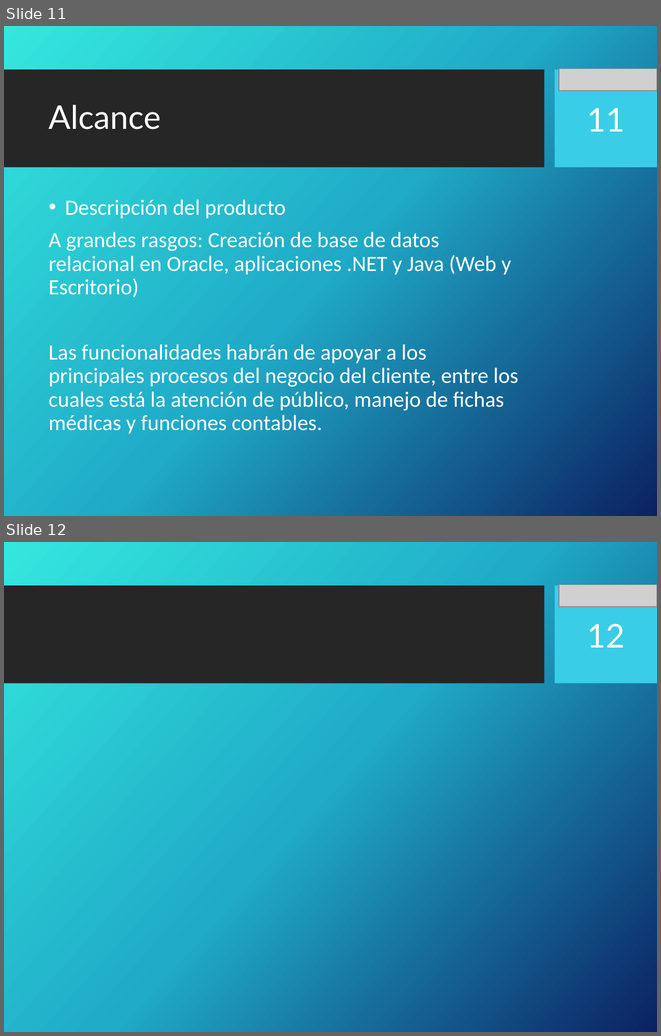
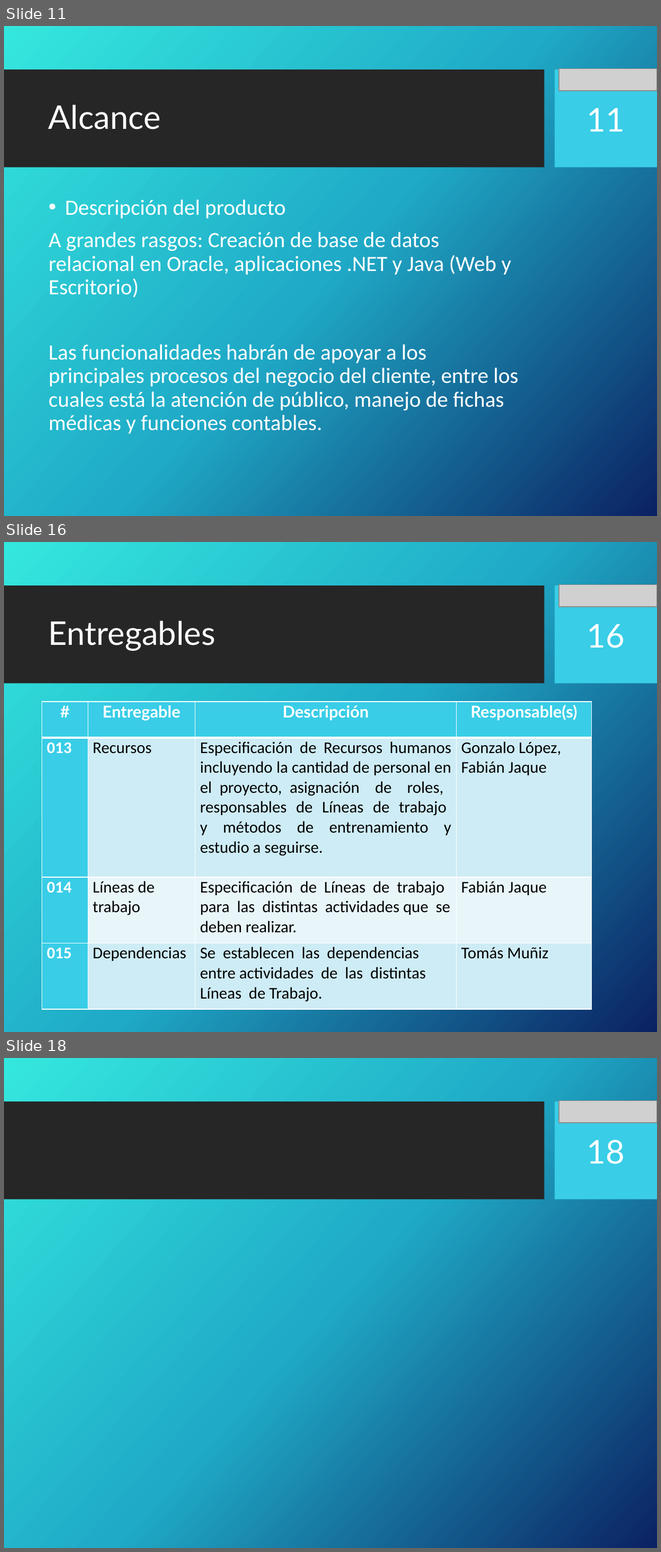
Before and after one commit to portafolio2016/hipocrates, a slide deck: docs/plan-de-proyecto/ppt-iteracion1.pptx. Shown one above the other, each under a label of ours: slides 11 and 12 before the commit, slides 11, 16 and 18 after it; the slides between them are not shown. The pictures are 661x1036 and 661x1552 pixels, drawn with LibreOffice and Linux fonts; fonts in the diff are those of the drawing; grey boxes stand for pictures; background and template pictures are left out. Boxes give left, top, right and bottom in pixels: in the first picture for what was removed or moved away, otherwise in the second. Text is boxed around its words. In the diff, an @@ line names an element or a change of style, - is before the commit and + after.

Commit message:
Agregado Entregables

```diff
--- a/docs/plan-de-proyecto/ppt-iteracion1.pptx
+++ b/docs/plan-de-proyecto/ppt-iteracion1.pptx
@@ slide 16 added at (4, 542, 657, 1032), background picture (left out); not listed: 2 template elements that a slide beside it also shows @@
@@ picture added at (559, 585, 657, 607) @@
@@ title added at (49, 620, 215, 651), 36 pt, text #FFFFFF @@
+Entregables
@@ page number added at (587, 624, 625, 648), 36 pt, text #FFFFFF @@
+16
@@ table added at (42, 702, 591, 1006), 4 rows, 4 columns @@
+# | Entregable | Descripción | Responsable(s)
+013 | Recursos | Especificación de Recursos humanos incluyendo la cantidad de personal en el proyecto, asignación de roles, responsables de Líneas de trabajo y métodos de entrenamiento y estudio a seguirse. | Gonzalo López, Fabián Jaque
+014 | Líneas de trabajo | Especificación de Líneas de trabajo para las distintas actividades que se deben realizar. | Fabián Jaque
+015 | Dependencias | Se establecen las dependencias entre actividades de las distintas Líneas de Trabajo. | Tomás Muñiz
@@ what was slide 12 is now slide 18 @@
@@ page number at (587, 1140, 625, 1164): text changed @@
-12
+18
```
Also in this commit, not shown: 5 other slides added.
